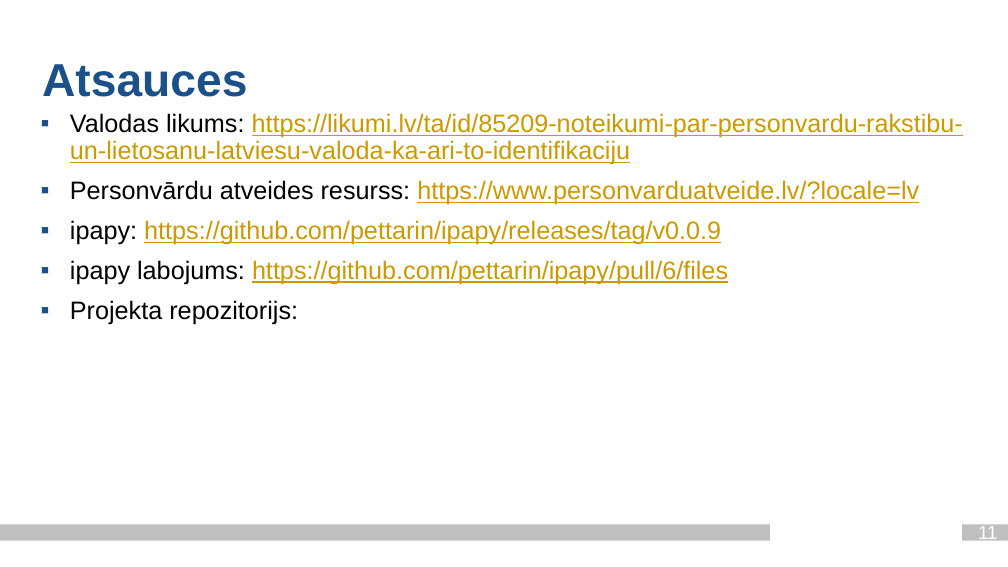
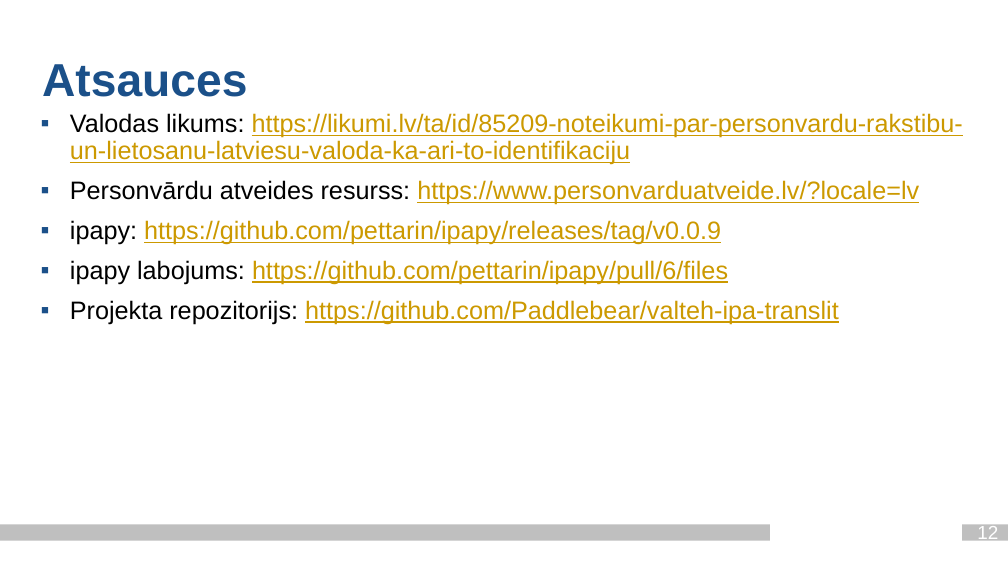
Before and after one commit to Paddlebear/valteh-ipa-translit, a slide deck: slide 12 of docs/valodasprez_2_ag21201_je21033.pptx (slide 11 before the commit). Drawn at 1008x567 pixels with LibreOffice and Linux fonts; fonts in the diff are those of the drawing; background and template pictures are left out. Boxes give left, top, right and bottom in pixels: in the first picture for what was removed or moved away, otherwise in the second. Text is boxed around its words. In the diff, an @@ line names an element or a change of style, - is before the commit and + after.

```diff
--- a/docs/valodasprez_2_ag21201_je21033.pptx
+++ b/docs/valodasprez_2_ag21201_je21033.pptx
@@ text at [70,300,839,324]: text changed; text colour #000000 to #CC9900 @@
-▪ Projekta repozitorijs:
+▪ Projekta repozitorijs: https://github.com/Paddlebear/valteh-ipa-translit
@@ page number at [977,526,998,544]: text changed @@
-11
+12
```
Also in this commit, not shown: 7 other slides changed, 1 slide added, 2 other files.
